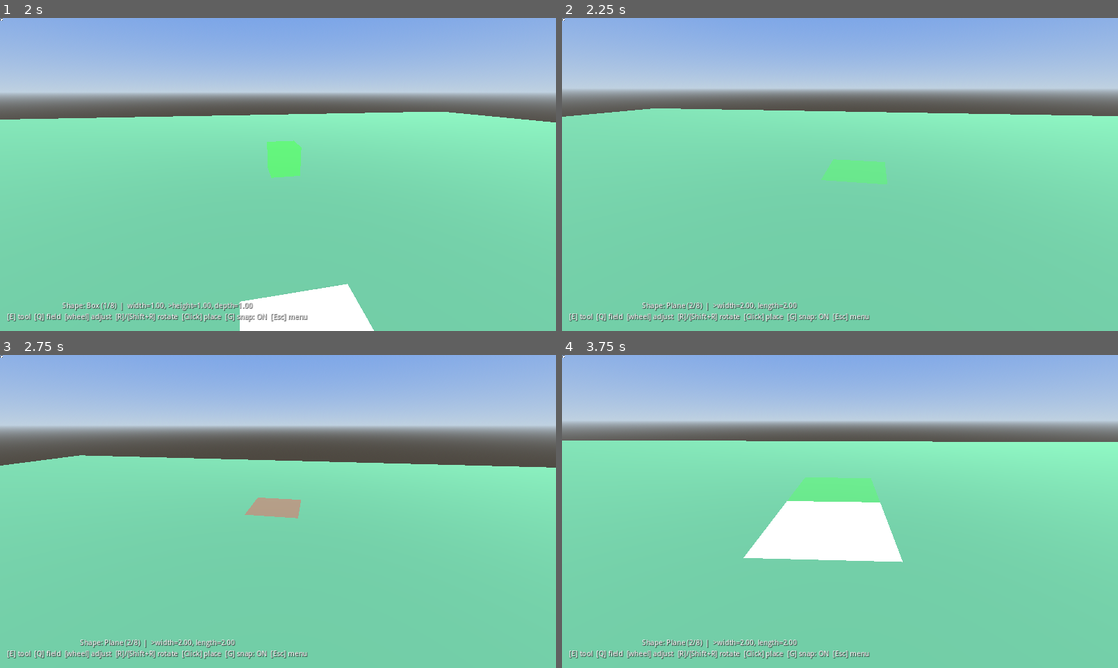
Above: before the commit, frames 1-4 (two rows, left to right).
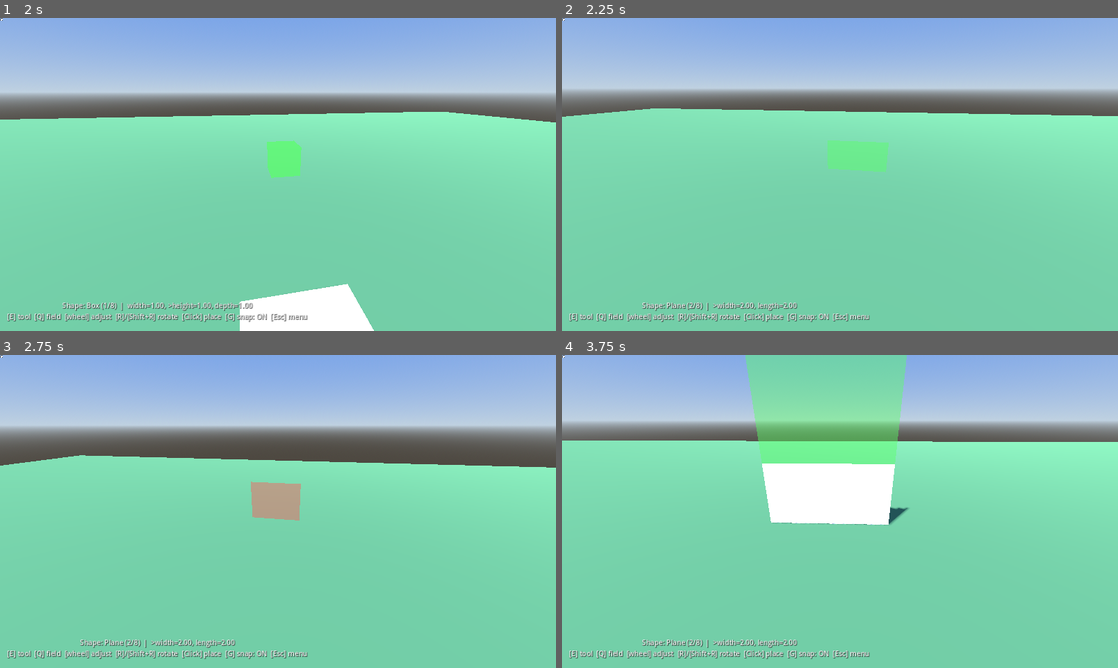
Above: after the commit, the same moments.

Repository: zenontherocks/worldmaker
Game: Godot game, scene res://scenes/Main.tscn
The game is run twice, just before and just after one commit, with the same random seed, the same clock (stepped at 60 frames per second) and the same inputs.
Inputs (mouse positions are in pixels of both pictures, inside the frame that each line leads up to):
- Up to frame 1 (2 s): click "Resume" at 0.5 s; move the mouse to (305, 174) at 1.27 s; hold W (move_forward) from 1.28 s (still down); hold Q (build_cycle_dimension) from 1.28 s (still down); click (305, 174) at 1.42 s; tap Space (jump) at 1.52 s
- Up to frame 2 (2.25 s): keep holding W (move_forward); move the mouse to (812, 174) at 2.02 s; release Q (build_cycle_dimension) at 2.03 s; tap E (build_cycle_shape) at 2.1 s
- Up to frame 3 (2.75 s): keep holding W (move_forward); tap Space (jump) at 2.27 s
- Up to frame 4 (3.75 s): keep holding W (move_forward); move the mouse to (851, 505) at 2.77 s; hold Mouse wheel down (build_dimension_decrease) 2.78-3.53 s; move the mouse to (834, 517) at 3.52 s; tap Mouse wheel up (build_dimension_increase) at 3.6 s; click (834, 517) at 3.67 s

Frame 1 is identical in both runs. In frame 2, 1.1% of the frame differs, in the area x 46-59%, y 39-54%; in frame 3, 0.5%; in frame 4, 15%, in the area x 32-63%, y 0-67%.

Commit message:
Default a pending Plane's tilt to where the camera is looking
Previously a pending Plane always started out lying flat, only ever
tilting via manual R/Shift+R. Now its default tilt comes from the
camera's own pitch: looking within level_look_threshold_degrees
(45 by default) of level defaults it to standing vertical -- "wall
height" -- and looking distinctly up or down defaults it to lying
flat -- "floor/ceiling height." R/Shift+R still nudges further on
top of whichever this picks.

Plane-edge-snap (_compute_plane_edge_snap) uses the same rule,
relative to the target's own orientation instead of absolute: the
"desired tilt" (auto-detected + manual offset) is compared against
the target's rotation.x rather than a fixed reference, so looking
level always produces a vertical result -- hinging a wall up from a
floor tile's edge, or extending an already-vertical wall sideways
into a longer one -- and looking up/down always produces a
horizontal result -- tiling a floor flat, or capping a wall's edge
with a horizontal piece. The result now also snaps to exactly
coplanar or exactly a right angle relative to the target (rather
than using the desired tilt's precise value), so every tiled edge
stays genuinely flush instead of just close.

Diff:
--- a/scripts/build/BuildModeController.gd
+++ b/scripts/build/BuildModeController.gd
@@ -47,6 +47,12 @@
 ## grid-aligned position without grid-aligned rotation still left objects
 ## facing arbitrary, mismatched directions.
 @export var rotation_snap_degrees: float = 90.0
+## A pending Plane defaults to standing vertical when the player is looking
+## within this many degrees of level (wall height), and lying flat when
+## looking further up or down than that (floor/ceiling height) -- see
+## _auto_plane_tilt(). R/Shift+R (_tilt_offset) still nudges further on
+## top of whichever this picks.
+@export var level_look_threshold_degrees: float = 45.0
 
 ## [G]. Gates grid-snap, wall-mount auto-orientation, and Plane-edge
 ## tiling together as one assist -- the underlying flush surface_offset()
@@ -201,10 +207,13 @@
 
 ## Snaps a pending Plane against whichever edge of an already-placed target
 ## Plane the raycast landed nearest, so Planes can either tile edge-to-edge
-## (flush and coplanar with the target, the default) or stand up as a
-## hinge rising from that edge (once R/Shift+R has tilted the pending
-## Plane past 45 degrees) -- e.g. a wall rising from the edge of a floor
-## tile. Works entirely in the target's own local frame, so it honors
+## (flush and coplanar with the target) or stand up as a hinge rising from
+## that edge -- e.g. a wall rising from the edge of a floor tile. Which of
+## the two happens defaults to the same look-direction auto-detection as a
+## targetless placement (_auto_plane_tilt()): aiming roughly level picks
+## standing, aiming down/up picks coplanar, matching the target's own
+## orientation -- R/Shift+R still nudges the choice either way on top of
+## that. Works entirely in the target's own local frame, so it honors
 ## however that target is currently oriented (flat, wall-mounted, anything
 ## the Rotate tool left it at) without needing to special-case any of that.
 func _compute_plane_edge_snap(target: PlaceableObject, hit_point: Vector3) -> void:
@@ -213,15 +222,21 @@
 	var target_half_width: float = target.dimensions.get("width", 2.0) * 0.5
 	var target_half_length: float = target.dimensions.get("length", 2.0) * 0.5
 
-	# "Standing" means relative to the target, not in absolute world terms
-	# -- checking _tilt_offset alone (not target.rotation.x + _tilt_offset)
-	# is what makes this work correctly whether the target itself is a
-	# flat floor tile or an already-vertical wall panel. Coplanar (no
-	# manual tilt) always means "same orientation as the target": for a
-	# floor target that's flat tiling; for a wall target that's tiling
-	# more wall panels sideways to build a longer wall, which needs to
-	# keep working for actual buildings to be buildable.
-	var standing := absf(wrapf(_tilt_offset, -PI, PI)) > PI * 0.25
+	# "Standing" is evaluated relative to the target, not in absolute world
+	# terms -- comparing the desired tilt against the target's own rotation
+	# (not just against a fixed 0) is what makes this work correctly
+	# whether the target itself is a flat floor tile or an already-vertical
+	# wall panel. Coplanar (desired tilt matches the target's) always means
+	# "same orientation as the target": for a floor target that's flat
+	# tiling; for a wall target that's tiling more wall panels sideways to
+	# build a longer wall, which needs to keep working for actual buildings
+	# to be buildable. Snapping the result to exactly coplanar or exactly a
+	# right angle (rather than using the desired tilt's precise value)
+	# keeps every tiled edge genuinely flush, not just close.
+	var desired_tilt := _auto_plane_tilt() + _tilt_offset
+	var relative_tilt := wrapf(desired_tilt - target.rotation.x, -PI, PI)
+	var standing := absf(relative_tilt) > PI * 0.25
+	var hinge_sign := -1.0 if relative_tilt < 0.0 else 1.0
 
 	var local_hit: Vector3 = target.to_local(hit_point)
 	var x_ratio := absf(local_hit.x) / target_half_width if target_half_width > 0.0 else 0.0
@@ -242,7 +257,7 @@
 
 	_target_position = target.to_global(local_offset)
 	_target_yaw = target.rotation.y + _rotation_offset
-	_target_tilt = target.rotation.x + _tilt_offset
+	_target_tilt = target.rotation.x + (hinge_sign * PI * 0.5 if standing else 0.0)
 
 
 func _process_targeted_object() -> void:
@@ -289,7 +304,20 @@
 
 
 func _current_tilt() -> float:
-	return _tilt_offset if current_shape_id == ShapeDefinitions.ShapeType.PLANE else 0.0
+	if current_shape_id != ShapeDefinitions.ShapeType.PLANE:
+		return 0.0
+	return _auto_plane_tilt() + _tilt_offset
+
+
+## Standing (PI/2) when the player is looking roughly level -- at "wall
+## height", where a vertical Plane is almost always what's wanted -- and
+## flat (0) when looking distinctly up or down instead, at floor/ceiling
+## height. Camera3D only ever pitches (yaw is on the player body -- see
+## PlayerCamera.gd), so its own local rotation.x is the pitch directly.
+func _auto_plane_tilt() -> float:
+	var pitch: float = get_parent().rotation.x
+	var looking_level := absf(pitch) < deg_to_rad(level_look_threshold_degrees)
+	return PI * 0.5 if looking_level else 0.0
 
 
 func _unhandled_input(event: InputEvent) -> void:
Not shown, changed: README.md
